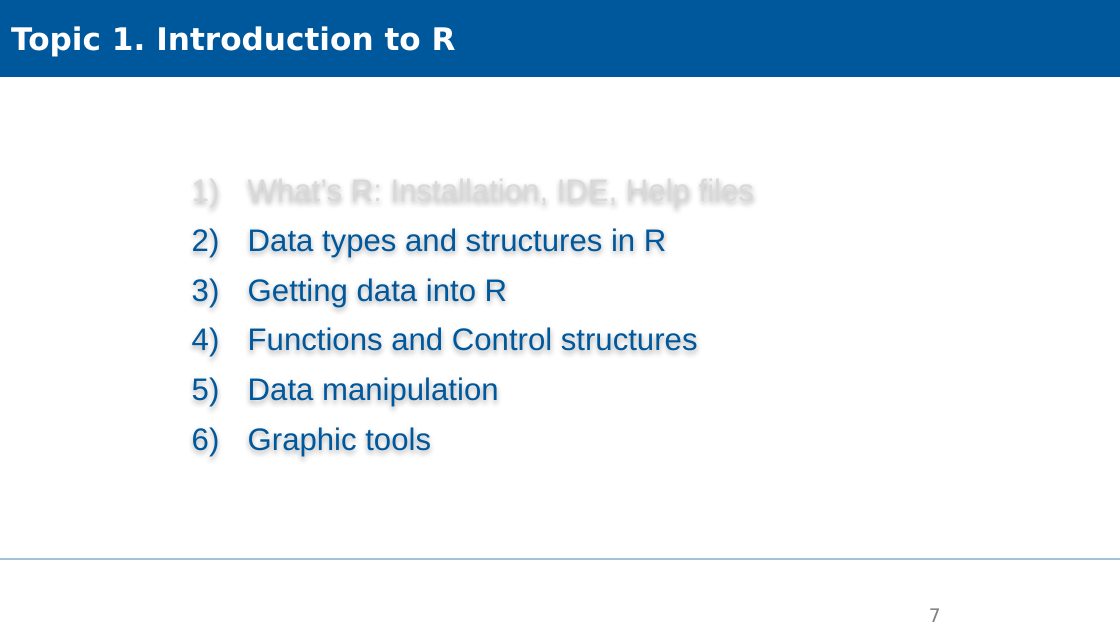
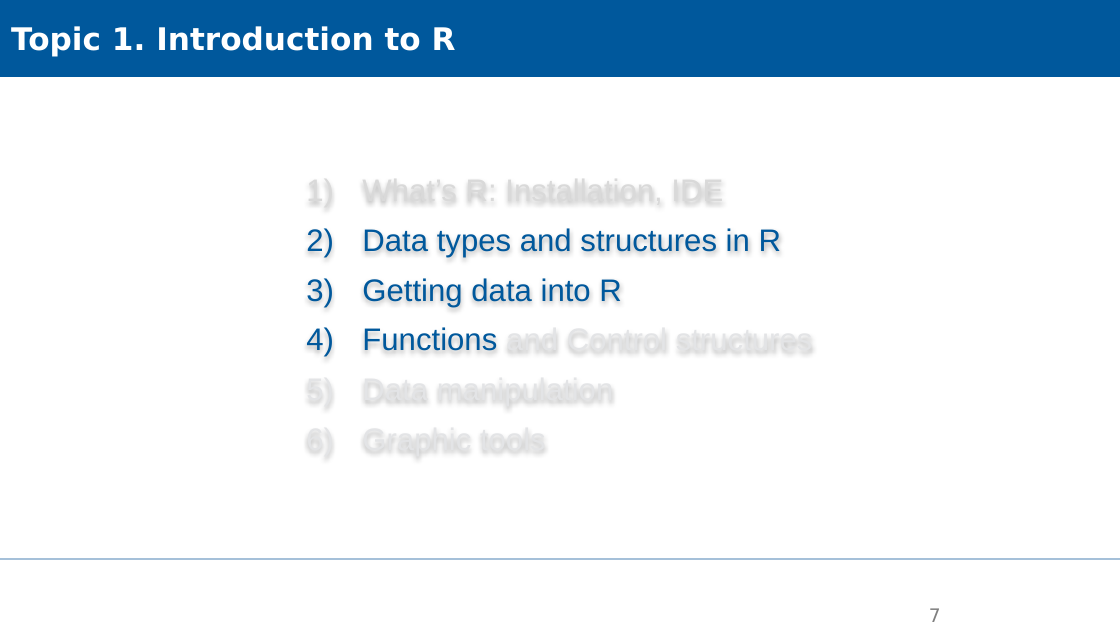
Before and after one commit to XiaoxiangGuanGFZ/FloodRiskSeminar, a slide deck: slide 7 of slides/FRS_exercise_R.pptx. Drawn at 1120x630 pixels with LibreOffice and Linux fonts; fonts in the diff are those of the drawing; background and template pictures are left out. Boxes give left, top, right and bottom in pixels: in the first picture for what was removed or moved away, otherwise in the second. Text is boxed around its words. In the diff, an @@ line names an element or a change of style, - is before the commit and + after.

```diff
--- a/slides/FRS_exercise_R.pptx
+++ b/slides/FRS_exercise_R.pptx
@@ text "What’s R: Installation, IDE": place and size @@
-text "What’s R: Installation, IDE" at [248, 173, 754, 456]
+text "What’s R: Installation, IDE" at [362, 173, 813, 457]
@@ text at [362, 173, 723, 208]: text changed @@
-1) What’s R: Installation, IDE, Help files
+1) What’s R: Installation, IDE
@@ text at [362, 323, 813, 457]: text colour #00589C to #E3E4E6 in "and Control structures", "Data manipulation", "Graphic tools" @@
```
Also in this commit, not shown: 4 other slides changed, 1 slide added, 2 other files.
